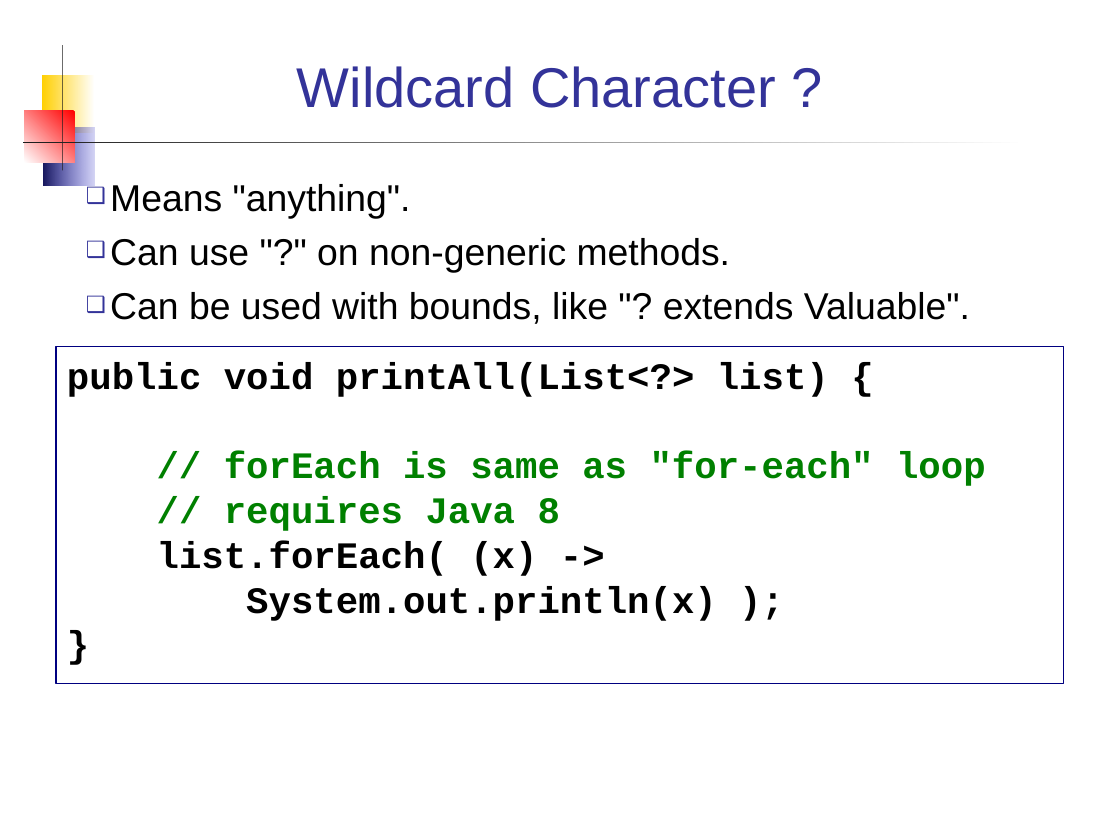
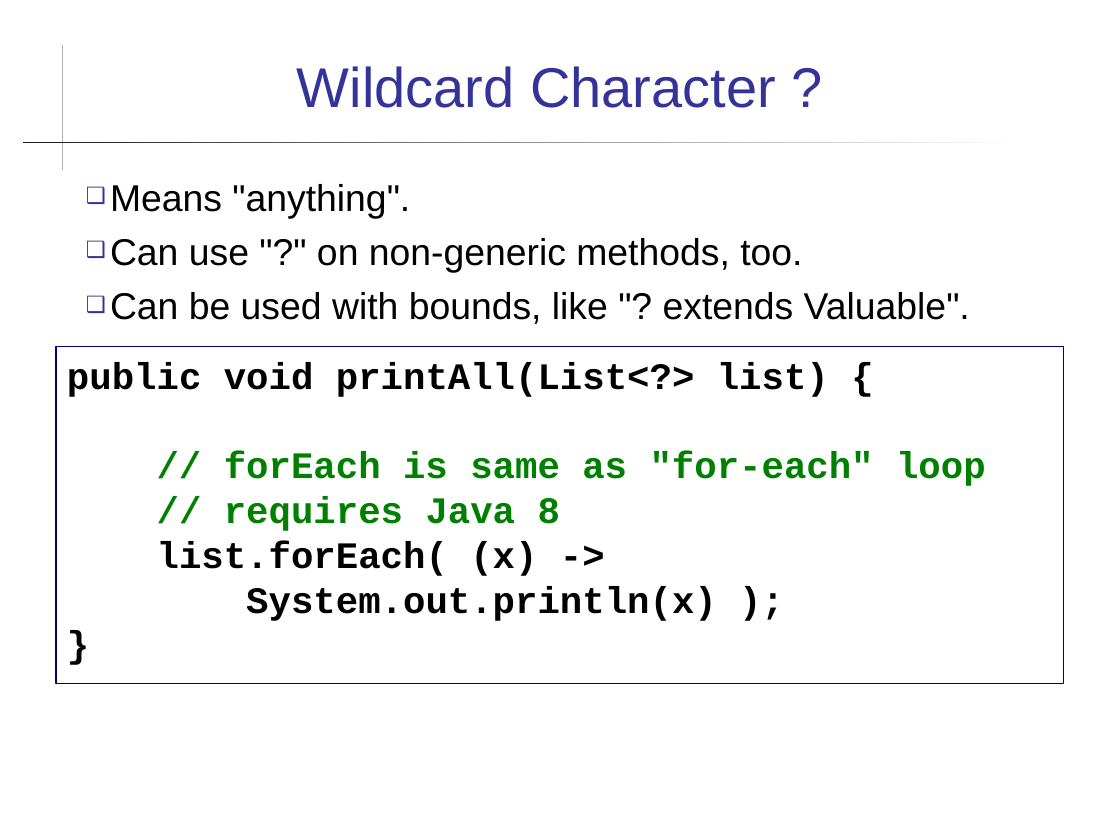
Before and after one commit to skeoop/skeoop.github.io, a slide deck: slide 5 of week13/Generics.ppt (slide 6 before the commit). Drawn at 1120x840 pixels with LibreOffice and Linux fonts; fonts in the diff are those of the drawing. Boxes give left, top, right and bottom in pixels: in the first picture for what was removed or moved away, otherwise in the second. Text is boxed around its words. In the diff, an @@ line names an element or a change of style, - is before the commit and + after.

```diff
--- a/week13/Generics.ppt
+++ b/week13/Generics.ppt
@@ rectangle removed at [41, 75, 94, 133] @@
@@ rectangle removed at [25, 111, 75, 162] @@
@@ rectangle removed at [44, 128, 94, 186] @@
@@ text at [110, 238, 802, 272]: text changed @@
-❑ Can use "?" on non-generic methods.
+❑ Can use "?" on non-generic methods, too.
```
Also in this commit, not shown: 12 other slides changed, 1 slide added, 1 other file.
